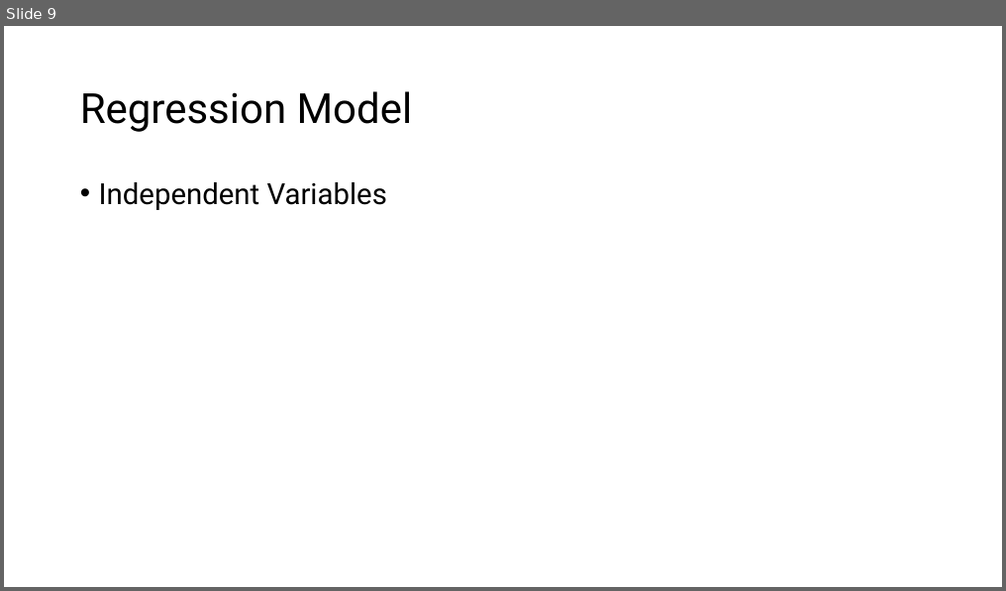
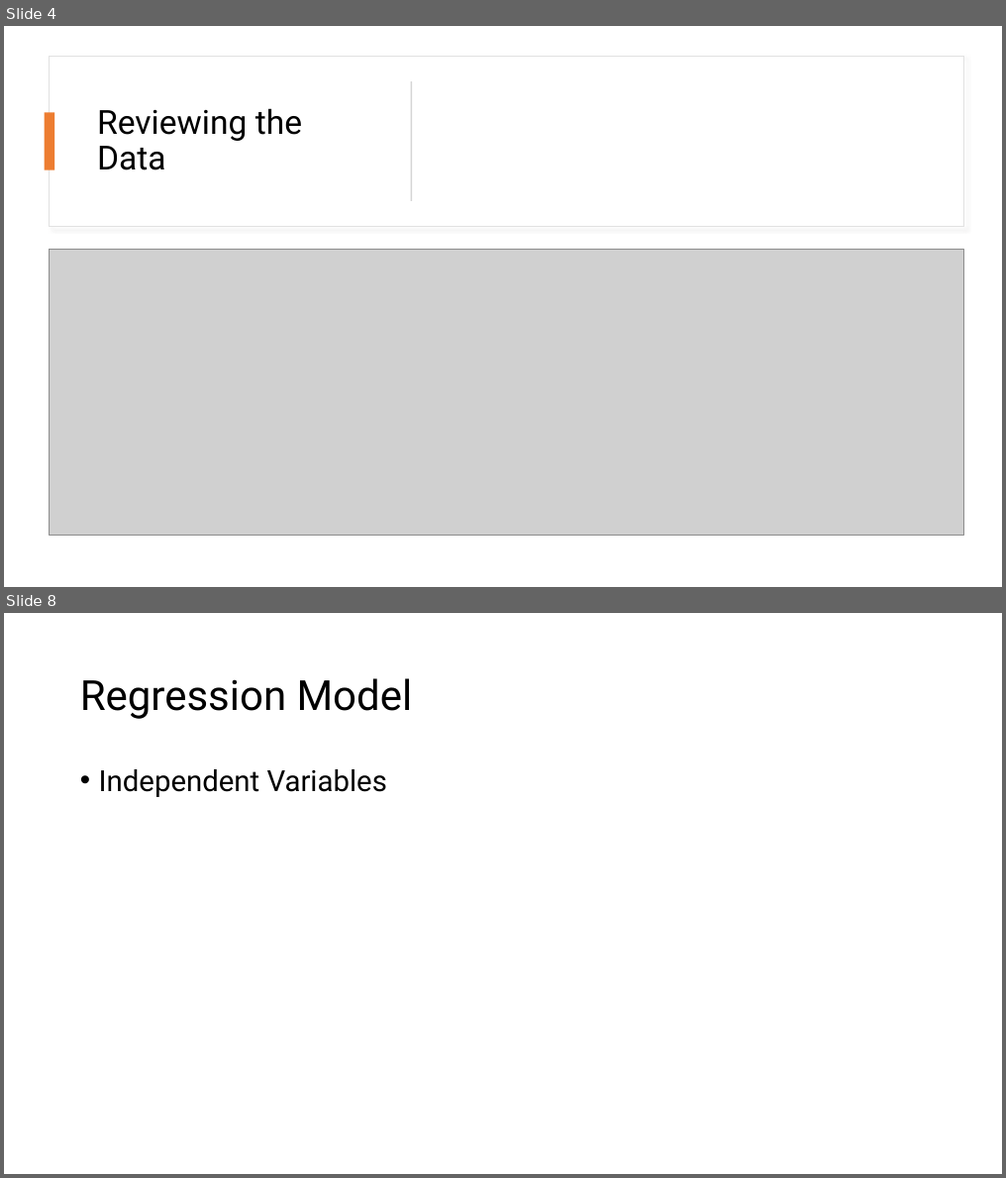
Before and after one commit to zoenyoo/MUSA508_Final, a slide deck: FInal_Presentation.pptx. Shown one above the other, each under a label of ours: slide 9 before the commit, slides 4 and 8 after it; the slides between them are not shown. The pictures are 1006x591 and 1006x1178 pixels, drawn with LibreOffice and Linux fonts; fonts in the diff are those of the drawing; grey boxes stand for pictures. Boxes give left, top, right and bottom in pixels: in the first picture for what was removed or moved away, otherwise in the second. Text is boxed around its words. In the diff, an @@ line names an element or a change of style, - is before the commit and + after.

```diff
--- a/FInal_Presentation.pptx
+++ b/FInal_Presentation.pptx
@@ slide 4 added at (4, 26, 1002, 587), background #FFFFFF @@
@@ rectangle added at (50, 56, 963, 227), fill #FFFFFF, outline #E1E1E1 1 pt @@
@@ rectangle added at (411, 81, 412, 201), fill #D5D5D5 @@
@@ rectangle added at (45, 113, 54, 171), fill #ED7D31 @@
@@ title added at (97, 108, 302, 171), 32 pt, text #000000 @@
+Reviewing the Data
@@ picture added at (50, 250, 963, 535) @@
@@ what was slide 9 is now slide 8 @@
```
Also in this commit, not shown: 2 slides changed, 6 other slides added, 7 slides removed, 3 other files.
